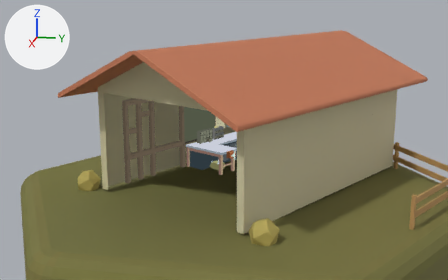
Renders of the glTF model public/models/Hex-garage.glb from each side of a commit.
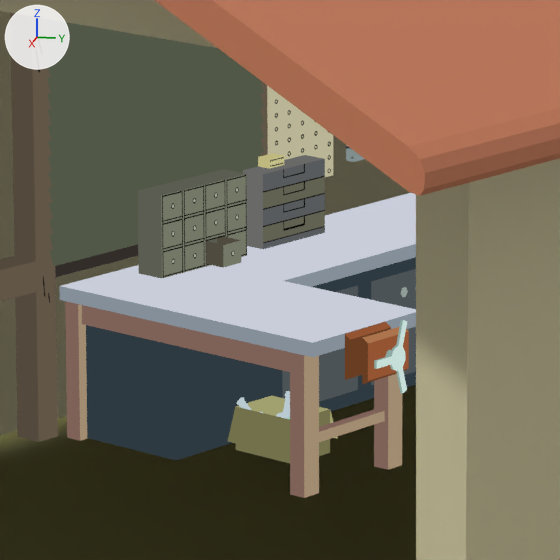
There are two pictures of each version: one from a camera (50 mm lens) standing at (2.442, 0.426, 0.648) and looking at (-0.286, -0.119, -0.034), one close up on the part from 40% to 57% of the width and 37% to 66% of the height. The lights are fixed; the arrows at upper left show +X, +Y and +Z. Where no turn or scale is listed for an object, it has been applied to the vertices. Vertices at the same position are counted once.

Names of what the first close-up shows: 'Cube.092_Material.001_0', 'Cylinder', 'Interior_InteriorMat_0', 'Wood.001_WoodMat_0'.
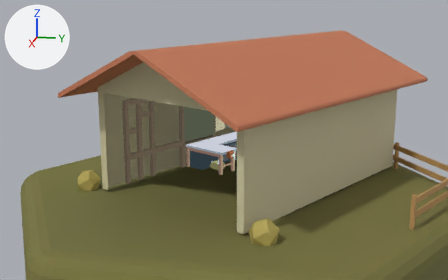
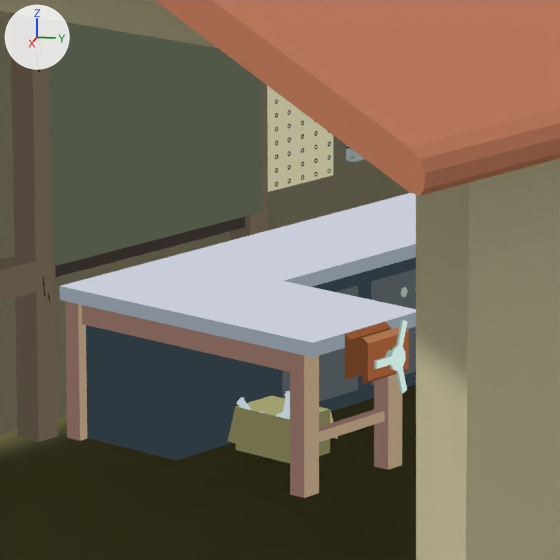
The edits, one by one:
me_interior_interiormat_0_002 has 5785 vertices, 10364 faces and spans x -0.687..0.327, y -0.566..0.263, z 0.0..0.31.
me_interior_interiormat_0_002 is used by ob_interior_interiormat_0; location (0.0934, 0.2944, -0.1402).
me_interior_interiormat_0_002 part 1: the loose piece of 48 vertices spanning x -0.379..-0.297, y -0.523..-0.465, z 0.104..0.159 is deleted.
me_interior_interiormat_0_002 part 2: the loose piece of 24 vertices spanning x -0.352..-0.327, y -0.489..-0.463, z 0.105..0.12 is deleted.
me_interior_interiormat_0_002 part 3: the loose piece of 8 vertices spanning x -0.449..-0.386, y -0.473..-0.427, z 0.104..0.155 is deleted.
me_interior_interiormat_0_002 part 4: the loose piece of 8 vertices spanning x -0.418..-0.4, y -0.465..-0.449, z 0.156..0.163 is deleted.

Boxes (x1, y1, x2, y2) around the edits, measured in the close-ups (560 x 560 px):
part 1 of me_interior_interiormat_0_002, deleted: before (138, 169, 247, 278)
part 2 of me_interior_interiormat_0_002, deleted: before (206, 237, 241, 268)
part 3 of me_interior_interiormat_0_002, deleted: before (243, 155, 325, 249)
part 4 of me_interior_interiormat_0_002, deleted: before (258, 153, 284, 169)
